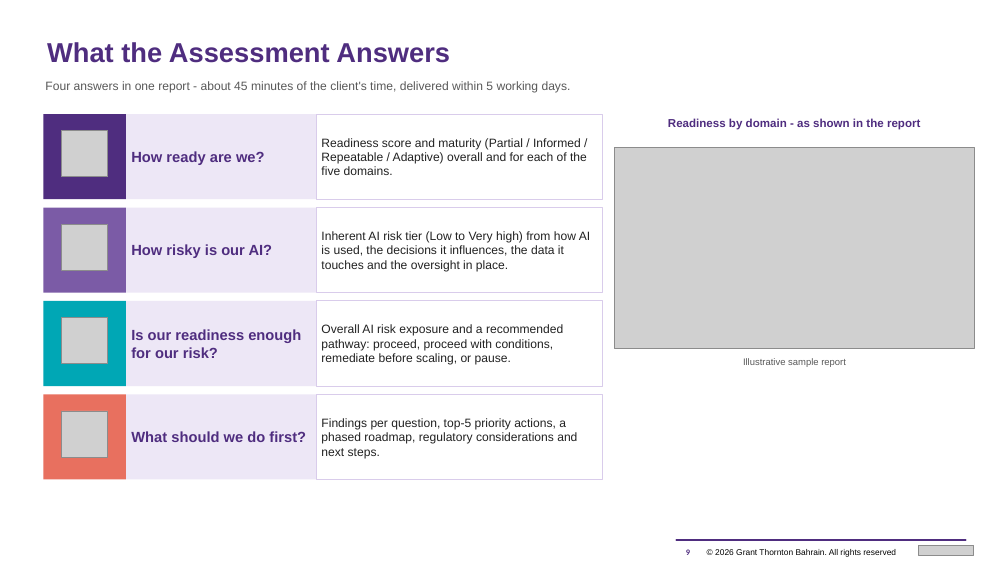
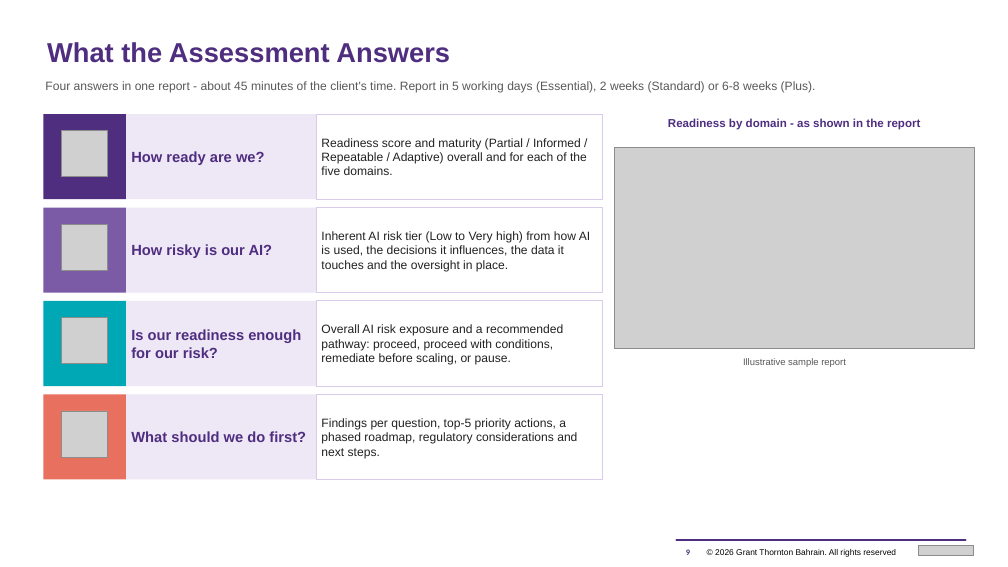
Before and after one commit to mahekdevangtrivedi-wq/GT-AI-Service-Line, a slide deck: slide 9 of 01_AI_Governance_Risk_Compliance/1.3_AI_Readiness_Assessment_Tool/GT_AI_Readiness_Assessment_Proposal.pptx. Drawn at 1008x567 pixels with LibreOffice and Linux fonts; fonts in the diff are those of the drawing; grey boxes stand for pictures. Boxes give left, top, right and bottom in pixels: in the first picture for what was removed or moved away, otherwise in the second. Text is boxed around its words. In the diff, an @@ line names an element or a change of style, - is before the commit and + after.

```diff
--- a/01_AI_Governance_Risk_Compliance/1.3_AI_Readiness_Assessment_Tool/GT_AI_Readiness_Assessment_Proposal.pptx
+++ b/01_AI_Governance_Risk_Compliance/1.3_AI_Readiness_Assessment_Tool/GT_AI_Readiness_Assessment_Proposal.pptx
@@ text at (45,81,816,93): text changed @@
-Four answers in one report - about 45 minutes of the client's time, delivered within 5 working days.
+Four answers in one report - about 45 minutes of the client's time. Report in 5 working days (Essential), 2 weeks (Standard) or 6-8 weeks (Plus).
```
Also in this commit, not shown: 3 other slides changed, 3 slides added, 5 other files.
